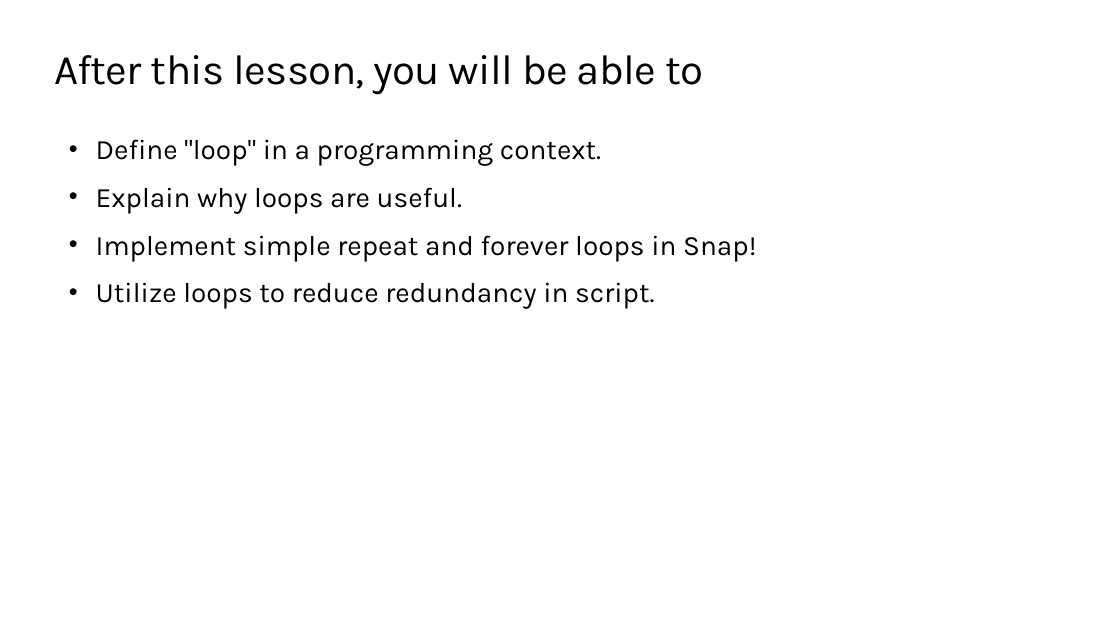
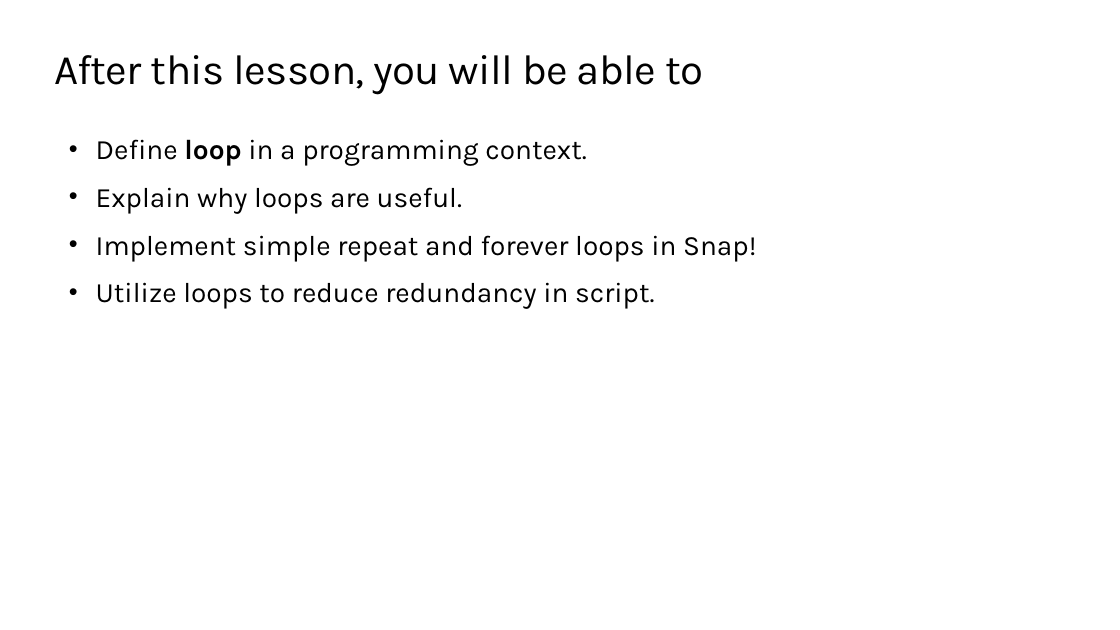
Before and after one commit to TEALSK12/introduction-to-computer-science, a slide deck: slide 2 of docs/slidedecks/TEALS SNAP 2.1.pptx. Drawn at 1120x630 pixels with LibreOffice and Linux fonts; fonts in the diff are those of the drawing; background and template pictures are left out. Boxes give left, top, right and bottom in pixels: in the first picture for what was removed or moved away, otherwise in the second. Text is boxed around its words. In the diff, an @@ line names an element or a change of style, - is before the commit and + after.

```diff
--- a/docs/slidedecks/TEALS SNAP 2.1.pptx
+++ b/docs/slidedecks/TEALS SNAP 2.1.pptx
@@ text at (96, 139, 586, 166): text changed @@
-• Define "loop" in a programming context.
+• Define loop in a programming context.
```
Also in this commit, not shown: 3 other slides changed, 3 slides added, 1 slide removed, 36 other files.
